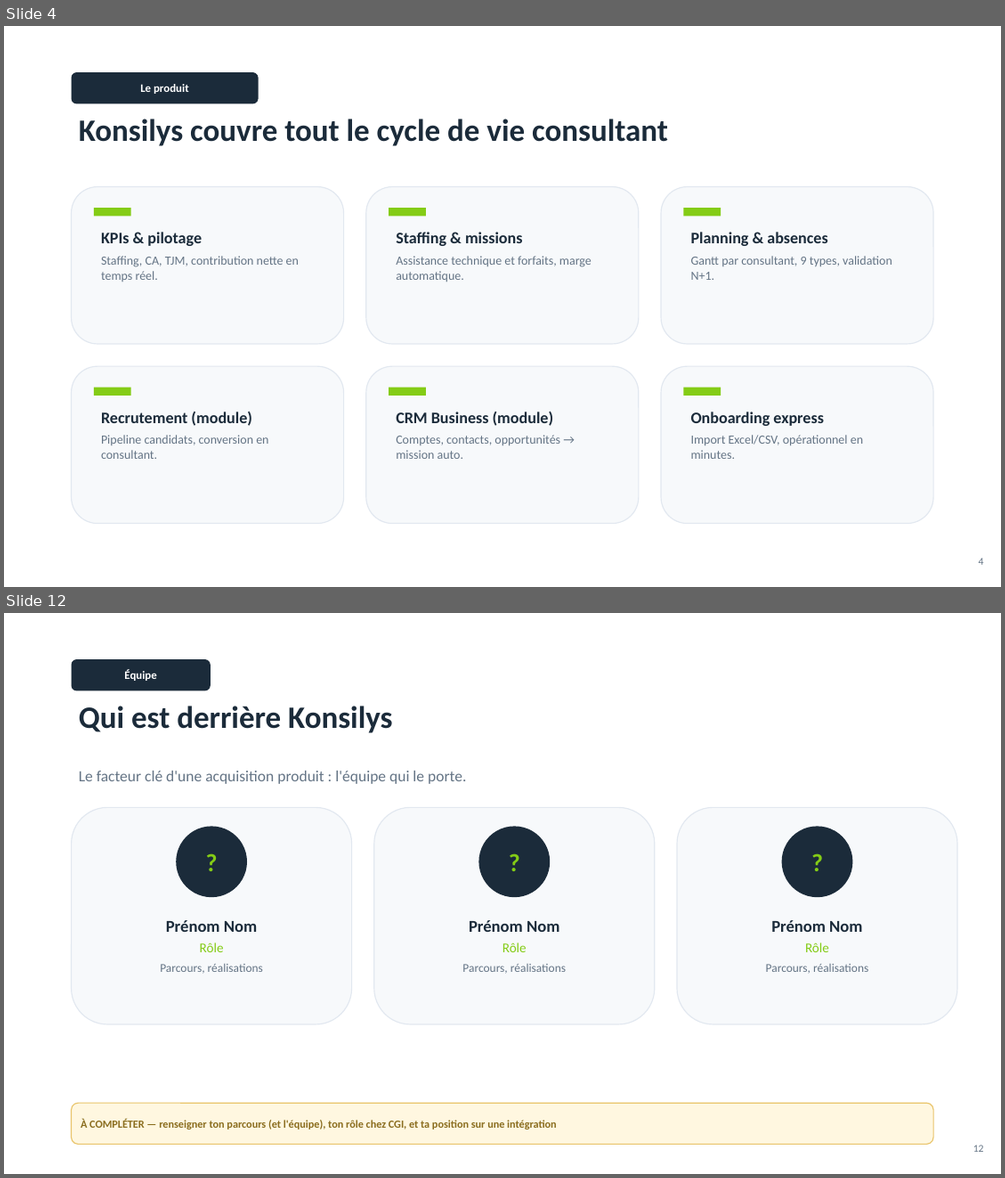
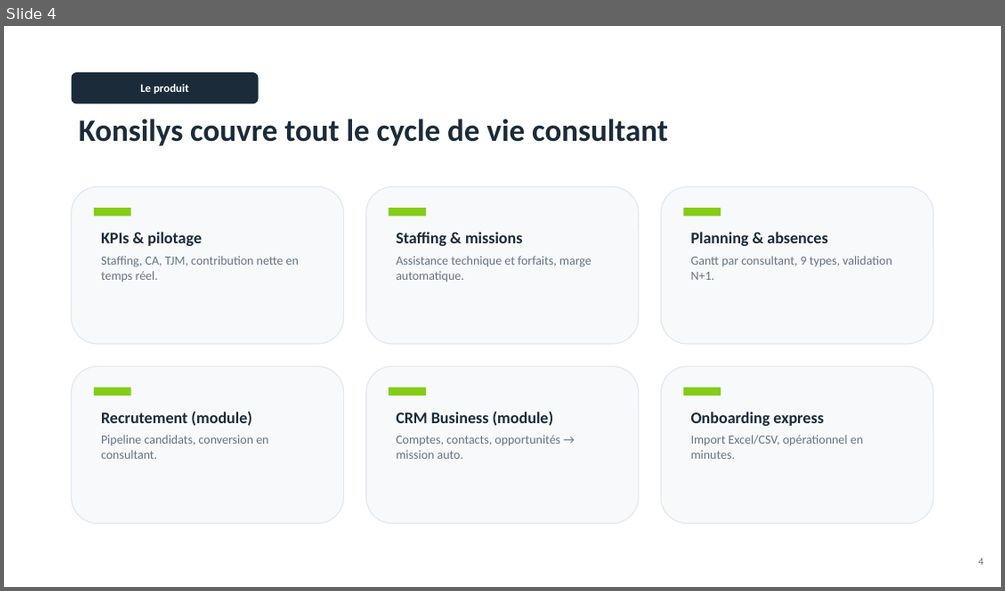
Before and after one commit to Charlesa6/esn-manager, a slide deck: deliverables/Konsilys_Pitch_CGI.pptx. Shown one above the other, each under a label of ours: slides 4 and 12 before the commit, slide 4 after it; the slides between them are not shown. The pictures are 1005x1178 and 1005x591 pixels, drawn with LibreOffice and Linux fonts; fonts in the diff are those of the drawing. Boxes give left, top, right and bottom in pixels: in the first picture for what was removed or moved away, otherwise in the second. Text is boxed around its words. In the diff, an @@ line names an element or a change of style, - is before the commit and + after.

```diff
--- a/deliverables/Konsilys_Pitch_CGI.pptx
+++ b/deliverables/Konsilys_Pitch_CGI.pptx
@@ slide 12 removed at [4, 613, 1001, 1174], background #FFFFFF @@
@@ rounded rectangle removed at [72, 659, 210, 690] @@
-Équipe
@@ text removed at [79, 706, 392, 733] @@
-Qui est derrière Konsilys
@@ text removed at [79, 771, 466, 784] @@
-Le facteur clé d'une acquisition produit : l'équipe qui le porte.
@@ rounded rectangle removed at [72, 807, 352, 1024] @@
@@ ellipse removed at [176, 826, 247, 897] @@
-?
@@ rounded rectangle removed at [374, 807, 655, 1024] @@
@@ ellipse removed at [479, 826, 550, 897] @@
-?
@@ rounded rectangle removed at [677, 807, 957, 1024] @@
@@ ellipse removed at [782, 826, 853, 897] @@
-?
@@ text removed at [160, 920, 263, 973] @@
-Prénom Nom
-Rôle
-Parcours, réalisations
@@ text removed at [462, 920, 566, 973] @@
-Prénom Nom
-Rôle
-Parcours, réalisations
@@ text removed at [766, 920, 868, 973] @@
-Prénom Nom
-Rôle
-Parcours, réalisations
@@ rounded rectangle removed at [72, 1103, 933, 1144] @@
-À COMPLÉTER — renseigner ton parcours (et l'équipe), ton rôle chez CGI, et ta position sur une intégration
@@ text removed at [973, 1144, 984, 1151] @@
-12
```
Also in this commit, not shown: 10 slides changed, 3 slides added, 2 other slides removed, 5 other files.
